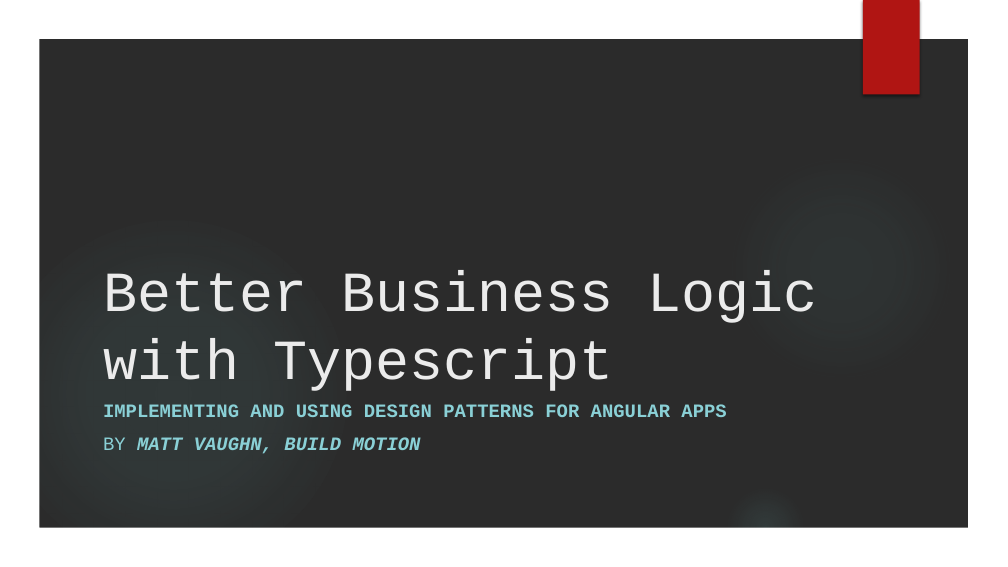
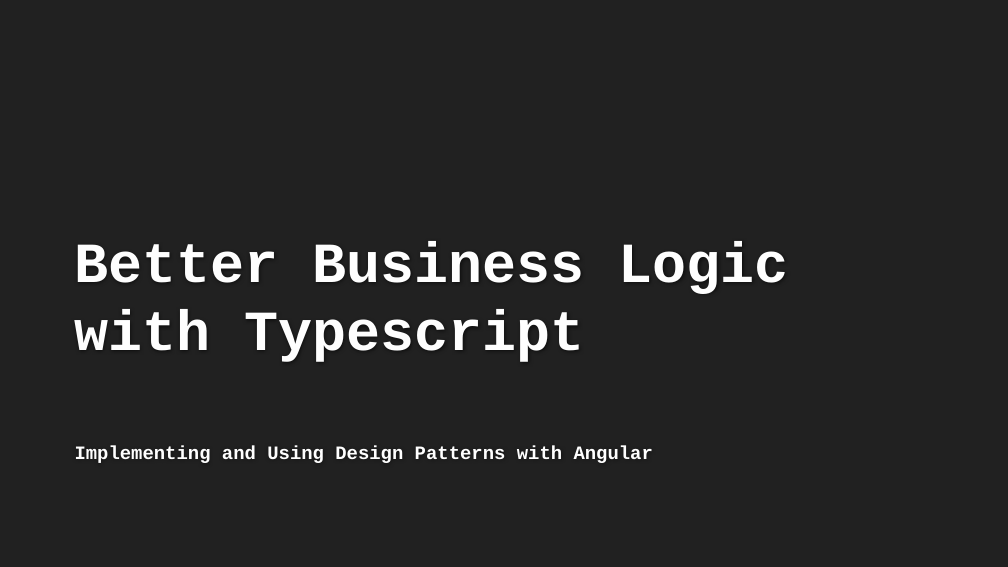
Before and after one commit to buildmotion/better-business-logic-with-typescript, a slide deck: slide 1 of Presentation/Better Business Logic with Typescript.pptx. Drawn at 1008x567 pixels with LibreOffice and Linux fonts; fonts in the diff are those of the drawing; background and template pictures are left out; a plain dark background stands for a picture behind light text. Boxes give left, top, right and bottom in pixels: in the first picture for what was removed or moved away, otherwise in the second. Text is boxed around its words. In the diff, an @@ line names an element or a change of style, - is before the commit and + after.

Commit message:
updating sytle/template;

```diff
--- a/Presentation/Better Business Logic with Typescript.pptx
+++ b/Presentation/Better Business Logic with Typescript.pptx
@@ background picture (left out) to #212121 @@
@@ group removed at [0, 0, 1008, 567]: 3 ellipses, 1 freeform shape @@
@@ rectangle removed at [863, 0, 920, 95] @@
@@ title "Better Business Logic with Typescript": place and size @@
-title "Better Business Logic with Typescript" at [103, 271, 817, 391]
+title "Better Business Logic with Typescript" at [75, 241, 789, 362]
@@ title "Better Business Logic with Typescript" at [75, 241, 789, 362]: text colour #EBEBEB to #FEFEFE, bold on @@
@@ subtitle at [75, 446, 653, 463]: text changed; text colour #8AD0D6 to #FFFFFF @@
-IMPLEMENTING AND USING DESIGN PATTERNS FOR ANGULAR APPS
-BY MATT VAUGHN, BUILD MOTION
+Implementing and Using Design Patterns with Angular
```
Also in this commit, not shown: 10 other slides changed, 1 slide added.
